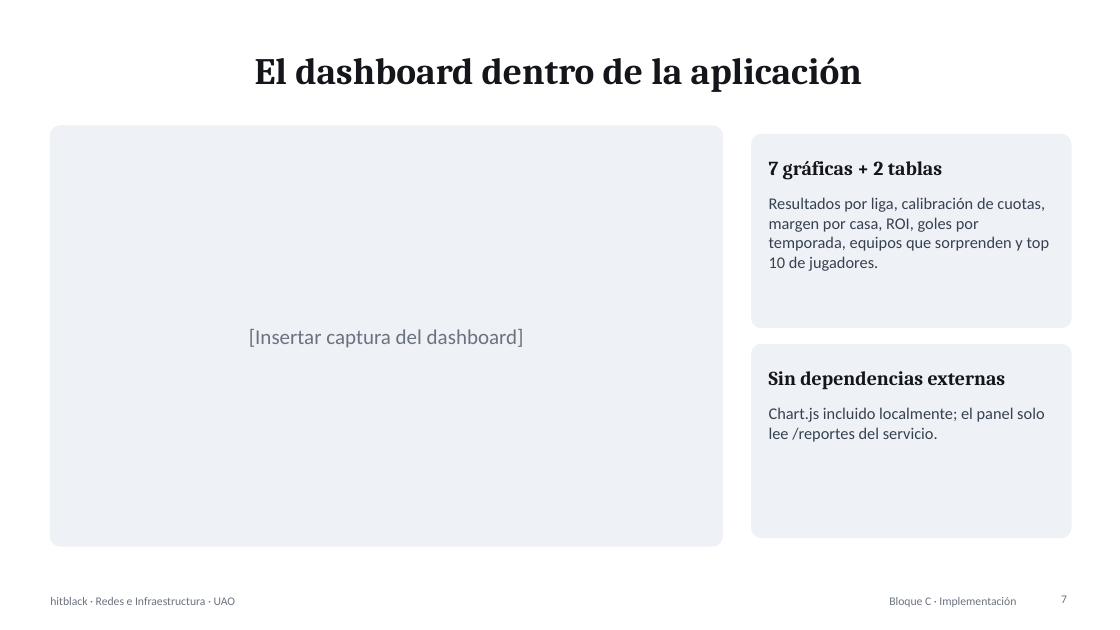
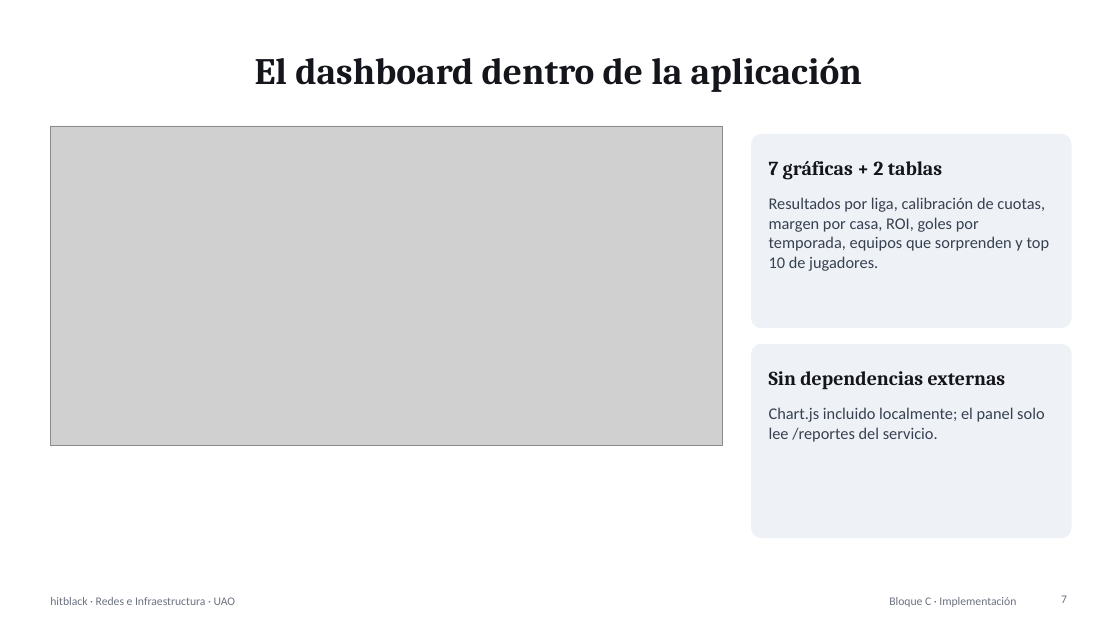
Before and after one commit to miguelesperez/hitblack-infraestructura, a slide deck: slide 7 of docs/Presentacion_hitblack.pptx. Drawn at 1120x630 pixels with LibreOffice and Linux fonts; fonts in the diff are those of the drawing; grey boxes stand for pictures. Boxes give left, top, right and bottom in pixels: in the first picture for what was removed or moved away, otherwise in the second. Text is boxed around its words. In the diff, an @@ line names an element or a change of style, - is before the commit and + after.

```diff
--- a/docs/Presentacion_hitblack.pptx
+++ b/docs/Presentacion_hitblack.pptx
@@ rounded rectangle removed at <box>50,126,723,546</box> @@
@@ picture added at <box>50,126,723,445</box> @@
@@ text removed at <box>249,329,524,348</box> @@
-[Insertar captura del dashboard]
```
Also in this commit, not shown: 2 other slides changed, 1 other file.
